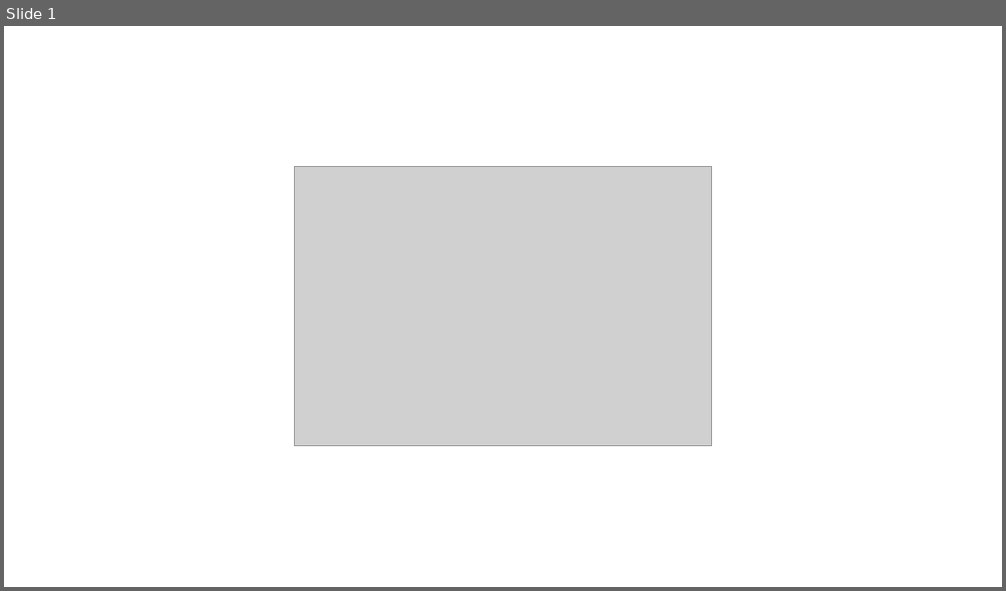
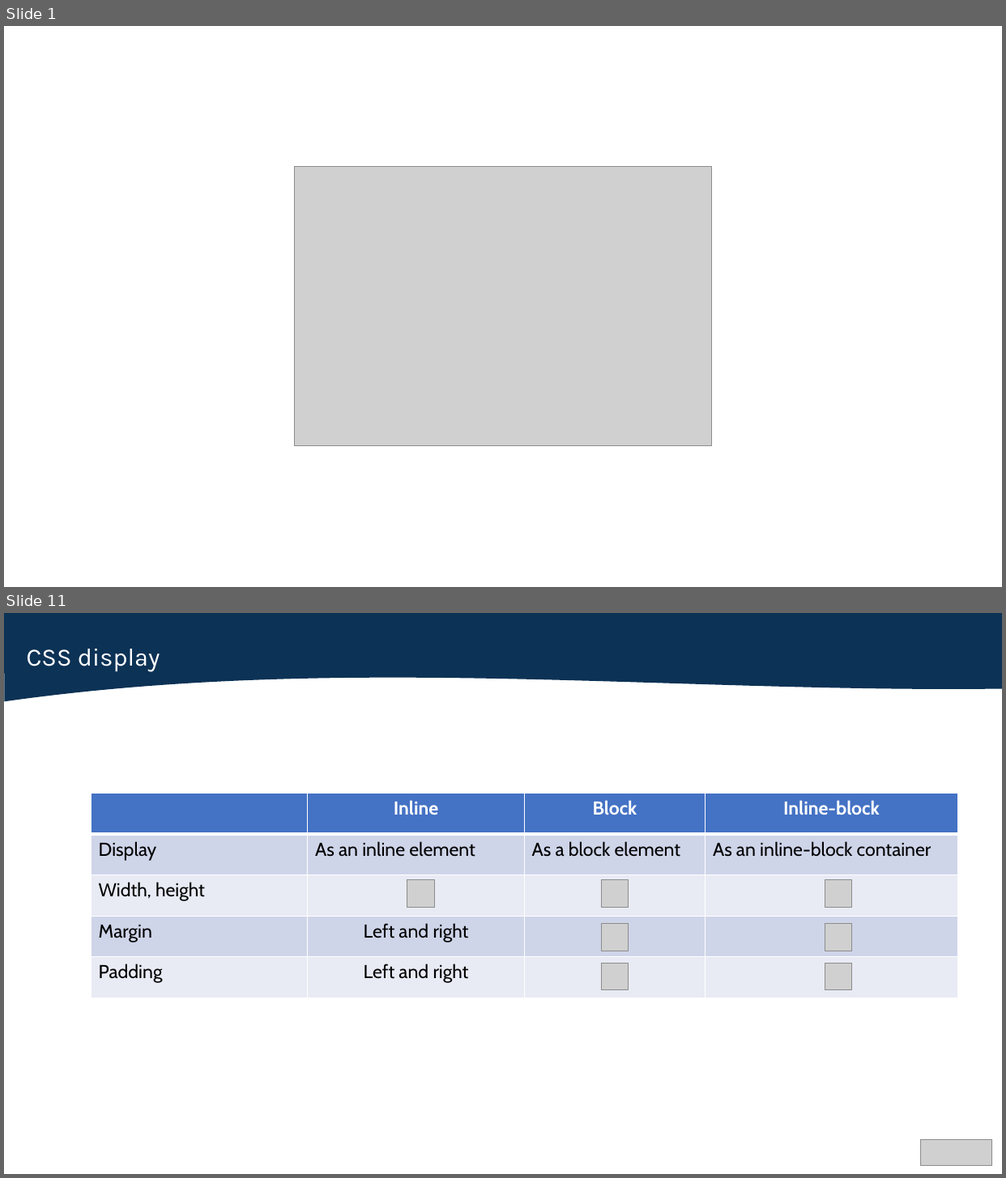
Before and after one commit to Luca-Linh/Odoo-Project, a slide deck: FE_Lesson/Lesson-1.pptx. Shown one above the other, each under a label of ours: slide 1 before the commit, slides 1 and 11 after it; the slides between them are not shown. The pictures are 1006x591 and 1006x1178 pixels, drawn with LibreOffice and Linux fonts; fonts in the diff are those of the drawing; grey boxes stand for pictures. Boxes give left, top, right and bottom in pixels: in the first picture for what was removed or moved away, otherwise in the second. Text is boxed around its words. In the diff, an @@ line names an element or a change of style, - is before the commit and + after.

```diff
--- a/FE_Lesson/Lesson-1.pptx
+++ b/FE_Lesson/Lesson-1.pptx
@@ slide 11 added at (x1=4, y1=613, x2=1002, y2=1174), background #FFFFFF @@
@@ freeform shape added at (x1=4, y1=613, x2=1002, y2=701), fill #0C3255 @@
@@ text added at (x1=27, y1=649, x2=160, y2=672), 24 pt, text #FFFFFF @@
+CSS display
@@ table added at (x1=91, y1=794, x2=957, y2=999), 5 rows, 4 columns @@
+ | Inline | Block | Inline-block
+Display | As an inline element | As a block element | As an inline-block container
+Width, height |  |  | 
+Margin | Left and right |  | 
+Padding | Left and right |  | 
@@ picture added at (x1=407, y1=880, x2=434, y2=907) @@
@@ picture added at (x1=602, y1=880, x2=629, y2=907) @@
@@ picture added at (x1=825, y1=880, x2=851, y2=907) @@
@@ picture added at (x1=602, y1=924, x2=629, y2=951) @@
@@ picture added at (x1=825, y1=924, x2=851, y2=951) @@
@@ picture added at (x1=602, y1=964, x2=629, y2=990) @@
@@ picture added at (x1=825, y1=964, x2=851, y2=990) @@
@@ picture added at (x1=921, y1=1140, x2=992, y2=1165) @@
```
Also in this commit, not shown: 2 slides changed, 11 other slides added.
